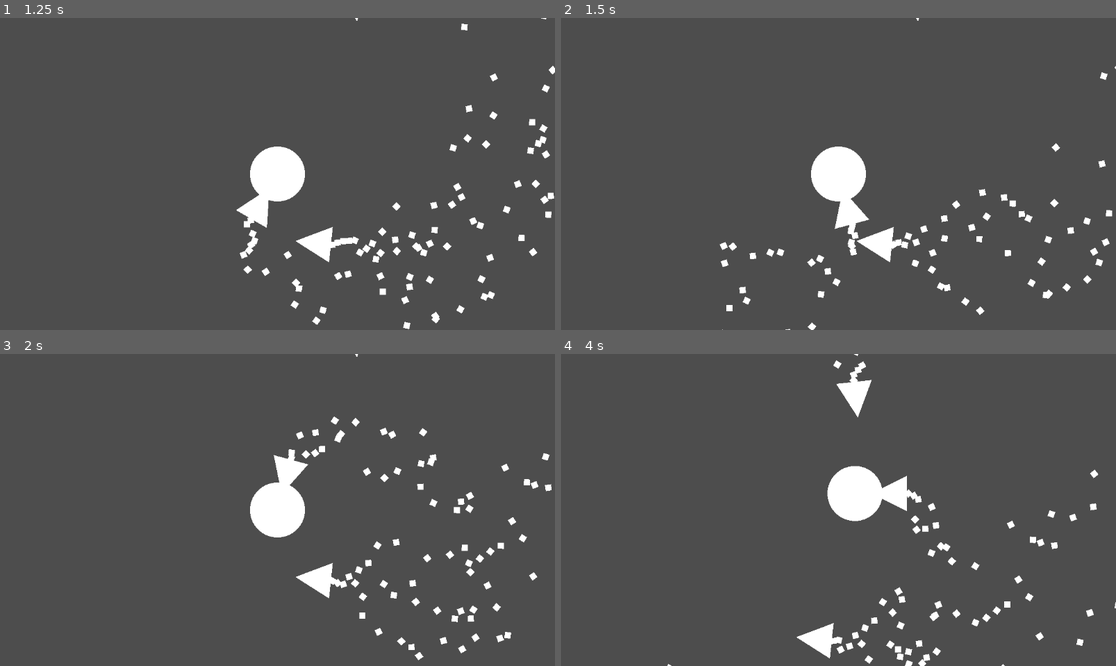
Above: before the commit, frames 1-4 (two rows, left to right).
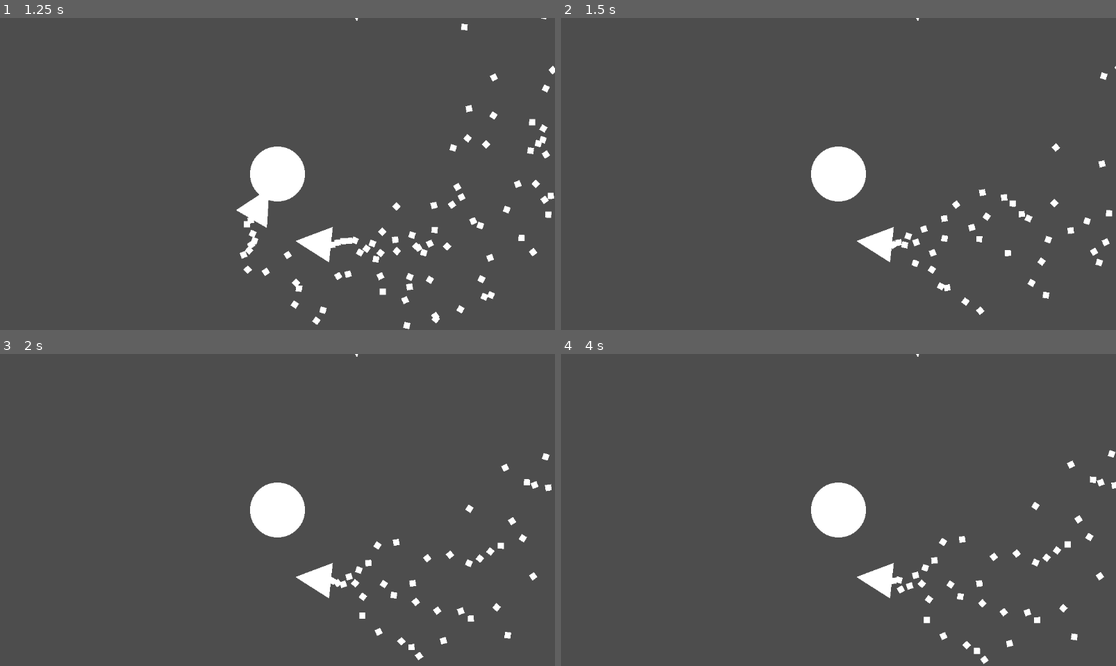
Above: after the commit, the same moments.

Repository: Leeway001Write/melonJam6
Game: Godot game, scene res://Levels/world.tscn
Same seed, same stepped clock (60 frames per second), same inputs: the game is played once before the commit and once after it.
Inputs:
- Up to frame 1 (1.25 s): hold D (right) from 0.53 s (still down); tap X (DestroyTest, bound only after the commit) at 0.6 s
- Up to frame 2 (1.5 s): release D (right) at 1.28 s; hold A (left) from 1.28 s (still down); tap X (DestroyTest, bound only after the commit) at 1.35 s
- Up to frame 3 (2 s): keep holding A (left)
- Up to frame 4 (4 s): release A (left) at 2.03 s; hold D (right) 2.03-2.78 s; tap X (DestroyTest, bound only after the commit) at 2.1, 2.85, 3.6 s; hold W (forward) 2.78-3.53 s; hold A (left) from 3.53 s (still down)

Frame 1 is identical in both runs. In frame 2, 0.9% of the frame differs, in the area x 28-96%, y 57-100%; in frame 3, 1.1%; in frame 4, 5.4%, in the area x 19-100%, y 0-100%.

Commit message:
Implemented destroying of compounded components

Diff:
--- a/escape-from-greenland/Prefabs/booster.tscn
+++ b/escape-from-greenland/Prefabs/booster.tscn
@@ -10,6 +10,7 @@
 [node name="Booster" type="CharacterBody2D"]
 script = ExtResource("1_6tacm")
 speed = 6.0
+health = 2
 
 [node name="MeshInstance2D" type="MeshInstance2D" parent="."]
 scale = Vector2(74.1493, 74.1493)
--- a/escape-from-greenland/Prefabs/ship.tscn
+++ b/escape-from-greenland/Prefabs/ship.tscn
@@ -26,8 +26,9 @@
 
 [node name="Boosters" type="Node2D" parent="Components"]
 
-[node name="Booster1" parent="Components/Boosters" instance=ExtResource("1_7nyfi")]
+[node name="InitialBooster" parent="Components/Boosters" instance=ExtResource("1_7nyfi")]
 position = Vector2(0, -71)
+test = true
 
 [node name="ForwardPos" type="Node2D" parent="."]
 position = Vector2(0, 9)
--- a/escape-from-greenland/Scripts/booster.gd
+++ b/escape-from-greenland/Scripts/booster.gd
@@ -7,3 +7,5 @@
 
 func _physics_process(delta: float) -> void:
 	dir_vector = Vector2($ForwardPos.global_position - global_position).normalized() * speed
+	if test && Input.is_action_just_pressed("DestroyTest"):
+		_hurt()
--- a/escape-from-greenland/Scripts/component.gd
+++ b/escape-from-greenland/Scripts/component.gd
@@ -3,10 +3,12 @@
 class_name Component
 
 @export var attached:bool
+@export var health:int
+@export var test:bool
 @onready var trigger:Area2D = $Area2D
 
-var attached_items=[]
 signal hit_something
+signal destroyed
 
 #func _ready() -> void:
 	#if attached:
@@ -18,10 +20,23 @@
 		#trigger.get_child(0).disabled = true
 
 func _on_area_2d_area_entered(area: Area2D) -> void:
-	if not attached:
-		return
-	print_debug(area.get_parent().name)
 	if area.is_in_group("Component"):
-		var component = area.get_parent()
+		var component:Component = area.get_parent()
+		if component.attached:
+			if not component.destroyed.is_connected(destroy):
+				component.destroyed.connect(destroy)
+		if not attached:
+			return
 		hit_something.emit(component, area)
-		attached_items.append(component)
+	elif area.is_in_group("DamagePlayer"):
+		_hurt()
+
+func _hurt():
+	health -= 1
+	if health <= 0:
+		destroy()
+
+
+func destroy():
+	destroyed.emit()
+	queue_free()
--- a/escape-from-greenland/project.godot
+++ b/escape-from-greenland/project.godot
@@ -40,6 +40,11 @@
 , Object(InputEventJoypadMotion,"resource_local_to_scene":false,"resource_name":"","device":-1,"axis":0,"axis_value":1.0,"script":null)
 ]
 }
+DestroyTest={
+"deadzone": 0.2,
+"events": [Object(InputEventKey,"resource_local_to_scene":false,"resource_name":"","device":0,"window_id":0,"alt_pressed":false,"shift_pressed":false,"ctrl_pressed":false,"meta_pressed":false,"pressed":false,"keycode":0,"physical_keycode":88,"key_label":0,"unicode":0,"location":0,"echo":false,"script":null)
+]
+}
 
 [rendering]
 
